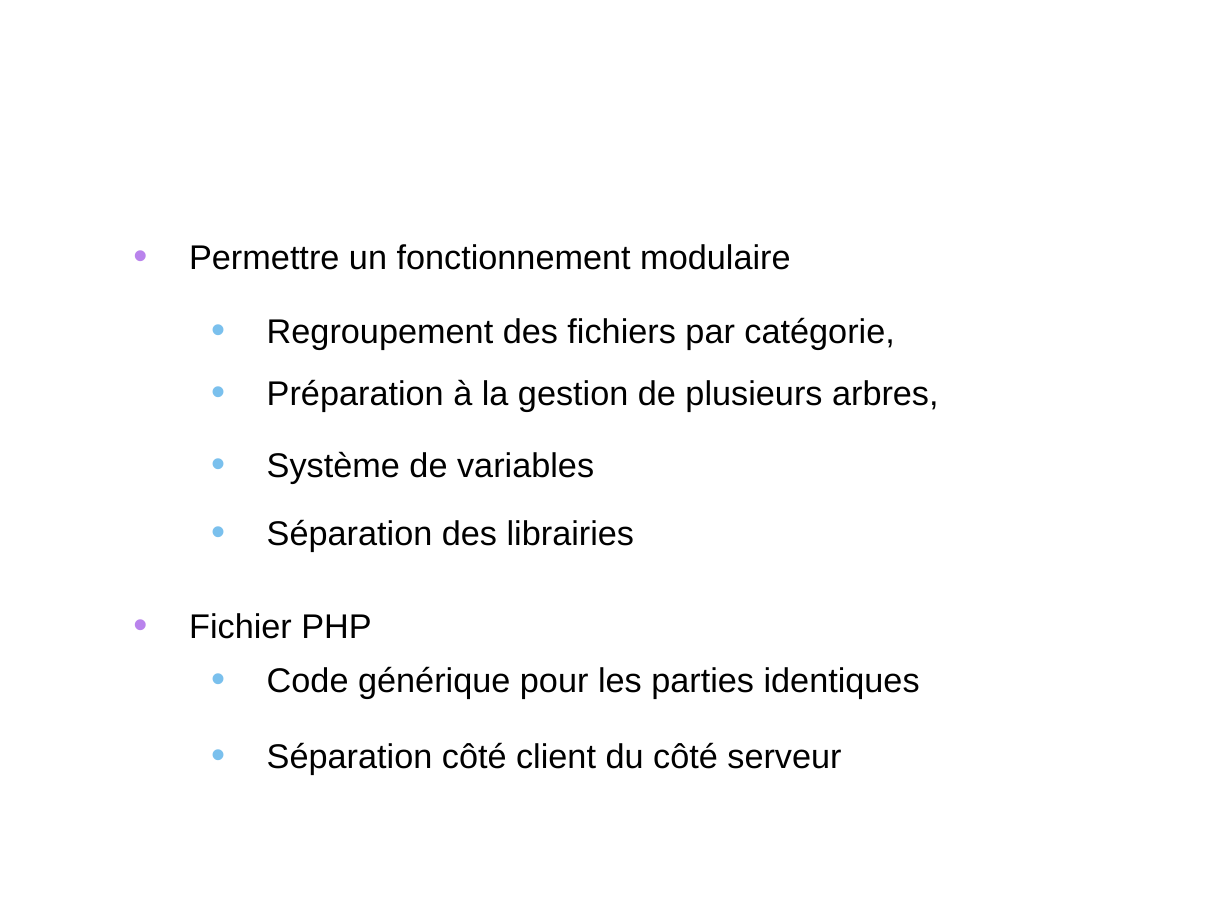
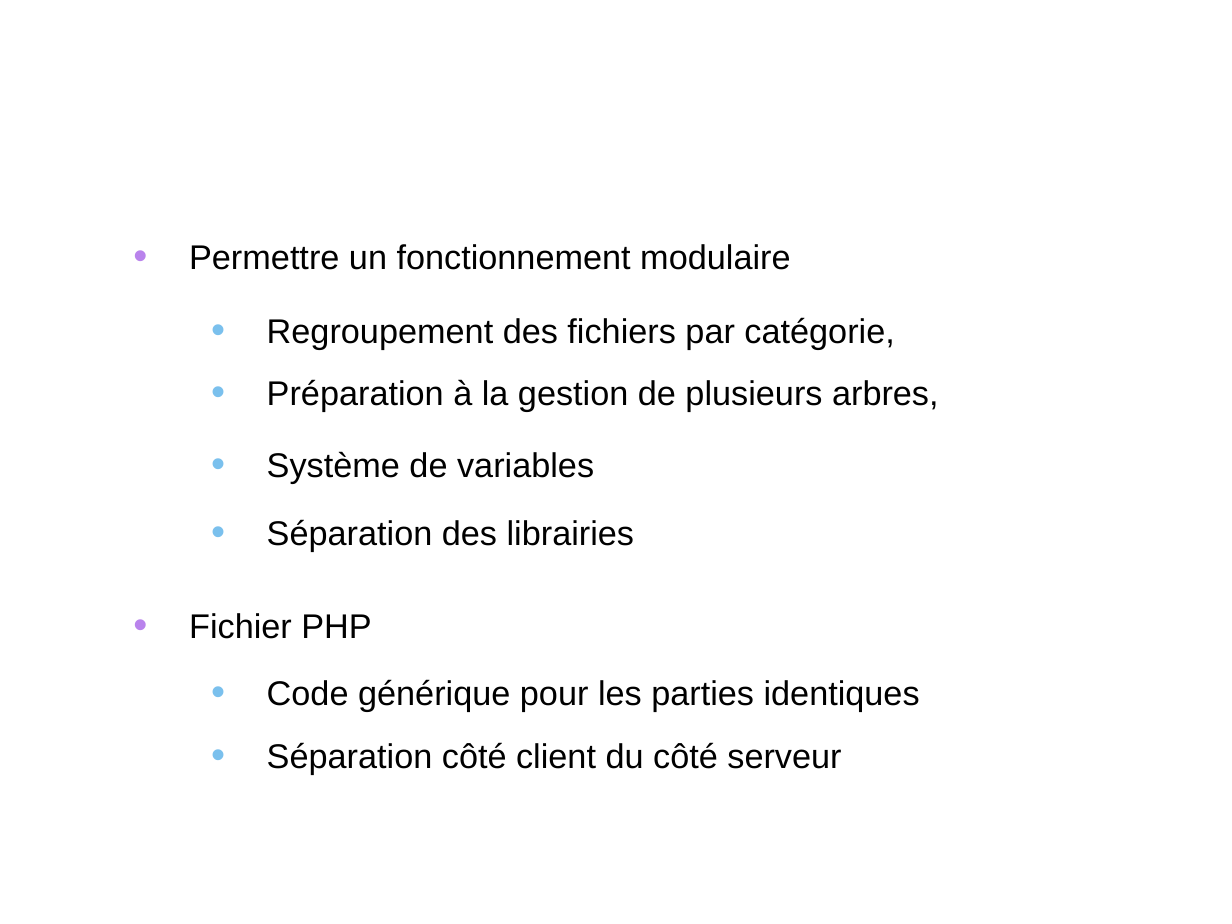
Before and after one commit to valentindoulcier/rba-innophyt, a slide deck: slide 4 of Documents/Soutenance/Présentation.pptx. Drawn at 1232x924 pixels with LibreOffice and Linux fonts; fonts in the diff are those of the drawing; background and template pictures are left out. Boxes give left, top, right and bottom in pixels: in the first picture for what was removed or moved away, otherwise in the second. Text is boxed around its words. In the diff, an @@ line names an element or a change of style, - is before the commit and + after.

```diff
--- a/Documents/Soutenance/Présentation.pptx
+++ b/Documents/Soutenance/Présentation.pptx
@@ text "Code générique pour les parties ...": place and size @@
-text "Code générique pour les parties ..." at (267,666,920,698)
+text "Code générique pour les parties ..." at (267,679,920,711)
```
Also in this commit, not shown: 3 other slides changed.
